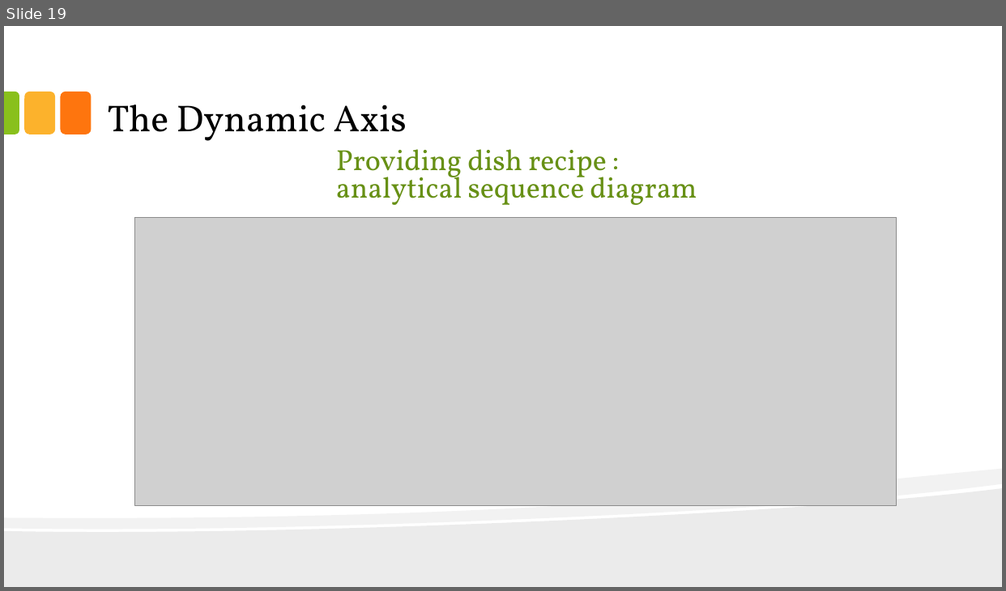
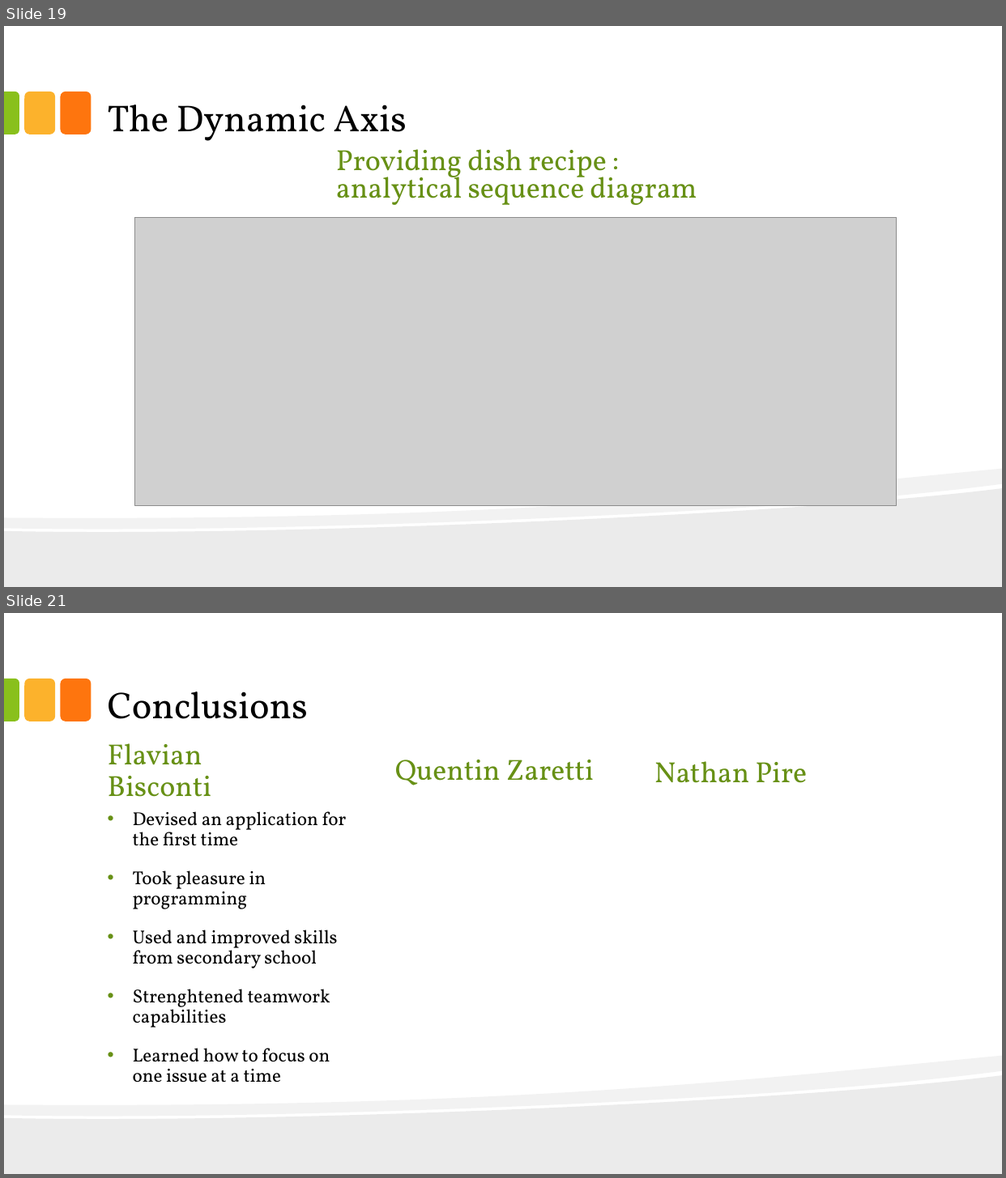
Before and after one commit to thelittlewozniak/iKitchen, a slide deck: Fichiers analyse/IKitchen.pptx. Shown one above the other, each under a label of ours: slide 19 before the commit, slides 19 and 21 after it; the slides between them are not shown. The pictures are 1006x591 and 1006x1178 pixels, drawn with LibreOffice and Linux fonts; fonts in the diff are those of the drawing; grey boxes stand for pictures. Boxes give left, top, right and bottom in pixels: in the first picture for what was removed or moved away, otherwise in the second. Text is boxed around its words. In the diff, an @@ line names an element or a change of style, - is before the commit and + after.

```diff
--- a/Fichiers analyse/IKitchen.pptx
+++ b/Fichiers analyse/IKitchen.pptx
@@ slide 21 added at (x1=4, y1=613, x2=1002, y2=1174), background #FFFFFF; not listed: 5 template elements that a slide beside it also shows @@
@@ title added at (x1=108, y1=692, x2=308, y2=719), 36 pt, text #000000 @@
+Conclusions
@@ text added at (x1=108, y1=743, x2=211, y2=797), 28 pt, text #679015 @@
+Flavian Bisconti
@@ text added at (x1=395, y1=760, x2=594, y2=786), 28 pt, text #679015 @@
+Quentin Zaretti
@@ text added at (x1=654, y1=761, x2=807, y2=783), 28 pt, text #679015 @@
+Nathan Pire
@@ text added at (x1=133, y1=811, x2=347, y2=1083), 18 pt, text #000000 @@
+• Devised an application for the first time
+• Took pleasure in programming
+• Used and improved skills from secondary school
+• Strenghtened teamwork capabilities
+• Learned how to focus on one issue at a time
```
Also in this commit, not shown: 1 slide changed, 1 other slide added, 8 other files.
